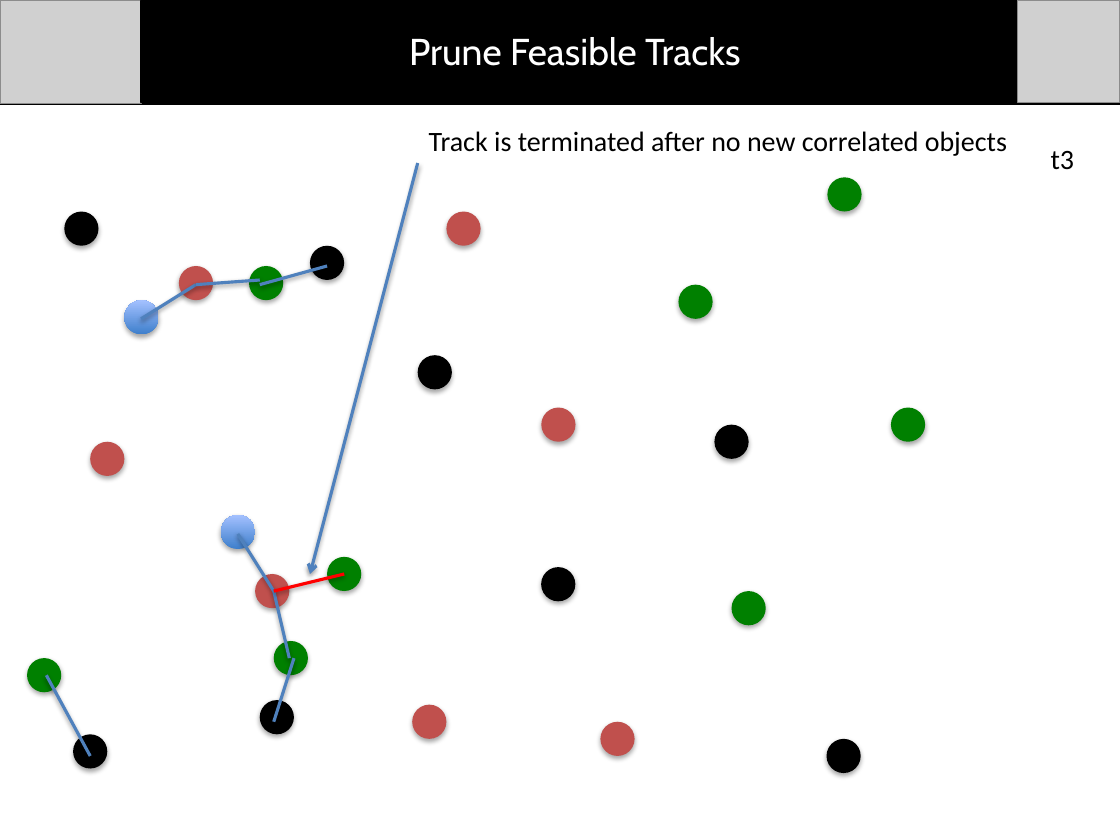
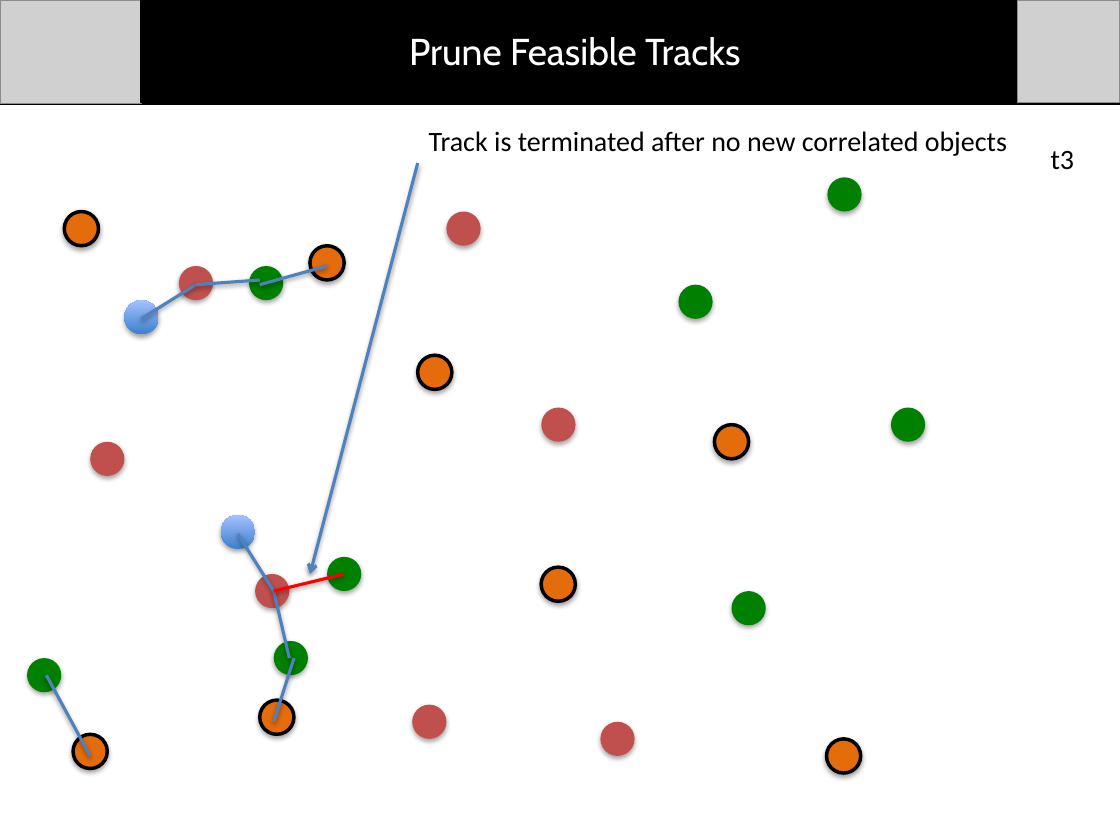
Before and after one commit to dtbinh/FlyNet, a slide deck: slide 18 of Presentations/Mid Semester Review/Individual_Slides/Taylor/Tracking_Subsection.pptx. Drawn at 1120x840 pixels with LibreOffice and Linux fonts; fonts in the diff are those of the drawing; grey boxes stand for pictures. Boxes give left, top, right and bottom in pixels: in the first picture for what was removed or moved away, otherwise in the second. Text is boxed around its words. In the diff, an @@ line names an element or a change of style, - is before the commit and + after.

```diff
--- a/Presentations/Mid Semester Review/Individual_Slides/Taylor/Tracking_Subsection.pptx
+++ b/Presentations/Mid Semester Review/Individual_Slides/Taylor/Tracking_Subsection.pptx
@@ fill #000000 to #E46C0A; outline none to #000000 2.25 pt in 8 elements at <box>260,700,295,735</box>, <box>64,212,99,246</box>, <box>73,735,108,769</box>, <box>310,245,345,280</box>, <box>715,424,749,459</box>, <box>418,355,452,390</box>, <box>827,739,861,774</box>, <box>541,567,576,601</box> @@
```
Also in this commit, not shown: 3 other slides changed.
